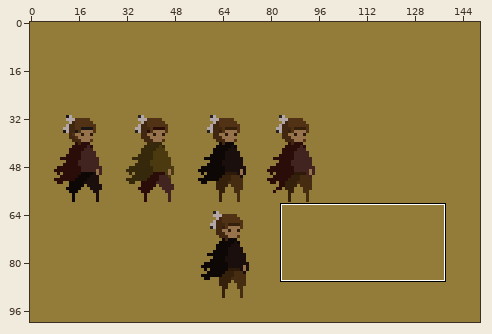
A pixel-art file gets an edit: aseprite/Lukáš/color_customise_OC.aseprite. Above, an overview of the earlier version with the close-up marked.
Close-up. As it was:
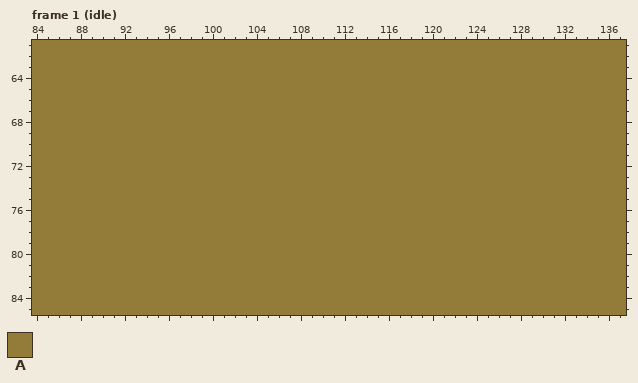
150x100 pixels, 26 frames. Colours within 5 levels of each other are drawn and written as one. Shown: frame 1 (idle): x 84..137, y 61..85.
Visible layers, top first: "Layer 3", "positon", "bottom", "background".
Palette (. is transparent): A #937b39
Pixels before, frame 1 (idle), first column x 84:
61 AAAAAAAAAAAAAAAAAAAAAAAAAAAAAAAAAAAAAAAAAAAAAAAAAAAAAA
62 AAAAAAAAAAAAAAAAAAAAAAAAAAAAAAAAAAAAAAAAAAAAAAAAAAAAAA
63 AAAAAAAAAAAAAAAAAAAAAAAAAAAAAAAAAAAAAAAAAAAAAAAAAAAAAA
64 AAAAAAAAAAAAAAAAAAAAAAAAAAAAAAAAAAAAAAAAAAAAAAAAAAAAAA
65 AAAAAAAAAAAAAAAAAAAAAAAAAAAAAAAAAAAAAAAAAAAAAAAAAAAAAA
66 AAAAAAAAAAAAAAAAAAAAAAAAAAAAAAAAAAAAAAAAAAAAAAAAAAAAAA
67 AAAAAAAAAAAAAAAAAAAAAAAAAAAAAAAAAAAAAAAAAAAAAAAAAAAAAA
68 AAAAAAAAAAAAAAAAAAAAAAAAAAAAAAAAAAAAAAAAAAAAAAAAAAAAAA
69 AAAAAAAAAAAAAAAAAAAAAAAAAAAAAAAAAAAAAAAAAAAAAAAAAAAAAA
70 AAAAAAAAAAAAAAAAAAAAAAAAAAAAAAAAAAAAAAAAAAAAAAAAAAAAAA
71 AAAAAAAAAAAAAAAAAAAAAAAAAAAAAAAAAAAAAAAAAAAAAAAAAAAAAA
72 AAAAAAAAAAAAAAAAAAAAAAAAAAAAAAAAAAAAAAAAAAAAAAAAAAAAAA
73 AAAAAAAAAAAAAAAAAAAAAAAAAAAAAAAAAAAAAAAAAAAAAAAAAAAAAA
74 AAAAAAAAAAAAAAAAAAAAAAAAAAAAAAAAAAAAAAAAAAAAAAAAAAAAAA
75 AAAAAAAAAAAAAAAAAAAAAAAAAAAAAAAAAAAAAAAAAAAAAAAAAAAAAA
76 AAAAAAAAAAAAAAAAAAAAAAAAAAAAAAAAAAAAAAAAAAAAAAAAAAAAAA
77 AAAAAAAAAAAAAAAAAAAAAAAAAAAAAAAAAAAAAAAAAAAAAAAAAAAAAA
78 AAAAAAAAAAAAAAAAAAAAAAAAAAAAAAAAAAAAAAAAAAAAAAAAAAAAAA
79 AAAAAAAAAAAAAAAAAAAAAAAAAAAAAAAAAAAAAAAAAAAAAAAAAAAAAA
80 AAAAAAAAAAAAAAAAAAAAAAAAAAAAAAAAAAAAAAAAAAAAAAAAAAAAAA
81 AAAAAAAAAAAAAAAAAAAAAAAAAAAAAAAAAAAAAAAAAAAAAAAAAAAAAA
82 AAAAAAAAAAAAAAAAAAAAAAAAAAAAAAAAAAAAAAAAAAAAAAAAAAAAAA
83 AAAAAAAAAAAAAAAAAAAAAAAAAAAAAAAAAAAAAAAAAAAAAAAAAAAAAA
84 AAAAAAAAAAAAAAAAAAAAAAAAAAAAAAAAAAAAAAAAAAAAAAAAAAAAAA
85 AAAAAAAAAAAAAAAAAAAAAAAAAAAAAAAAAAAAAAAAAAAAAAAAAAAAAA
The result:
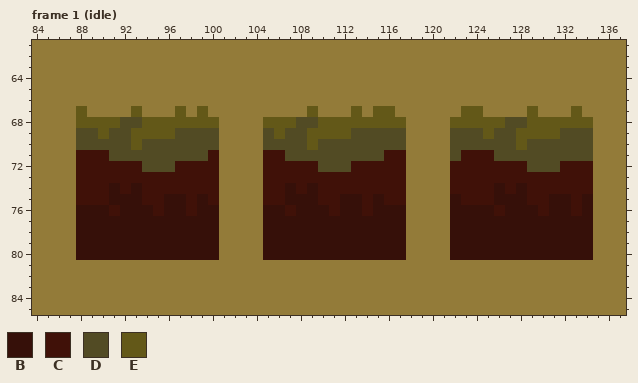
Colours new in this view: B #361009  C #401108  D #524b24  E #635818
From old to new:
Changed rows in their new state; - is an unchanged pixel.
Frame 1 (idle), layer "bottom":
first column x 88:
67 E----E---E-E---------E---E-EE------EE----E---E-
68 EEEEDDEEEEEEE----EEEDDEEEEEEEE----EEEEEDDEEEEEE
69 DDEDDEEEEDDDD----DEDDEEEEDDDDD----DDDEDDEEEEDDD
70 DDDDDEDDDDDDD----DDDDEDDDDDDDD----DDDDDDEDDDDDD
71 CCCDDDDDDDDDC----CCDDDDDDDDDCC----DCCCDDDDDDDDD
72 CCCCCCDDDCCCC----CCCCCDDDCCCCC----CCCCCCCDDDCCC
73 CCCCCCCCCCCCC----CCCCCCCCCCCCC----CCCCCCCCCCCCC
74 CCCBCBCCCCCCC----CCBCBCCCCCCCC----CCCCBCBCCCCCC
75 CCCBBBCCBBCBC----CCBBBCCBBCBCC----BCCCBBBCCBBCB
76 BBBCBBBCBBCBB----BBCBBBCBBCBBB----BBBBCBBBCBBCB
77 BBBBBBBBBBBBB----BBBBBBBBBBBBB----BBBBBBBBBBBBB
78 BBBBBBBBBBBBB----BBBBBBBBBBBBB----BBBBBBBBBBBBB
79 BBBBBBBBBBBBB----BBBBBBBBBBBBB----BBBBBBBBBBBBB
80 BBBBBBBBBBBBB----BBBBBBBBBBBBB----BBBBBBBBBBBBB
Boxes around the changes in both close-ups, in picture pixels (x1, y1, x2, y2):
changed: (76, 106, 219, 260)
changed: (263, 106, 593, 260)
